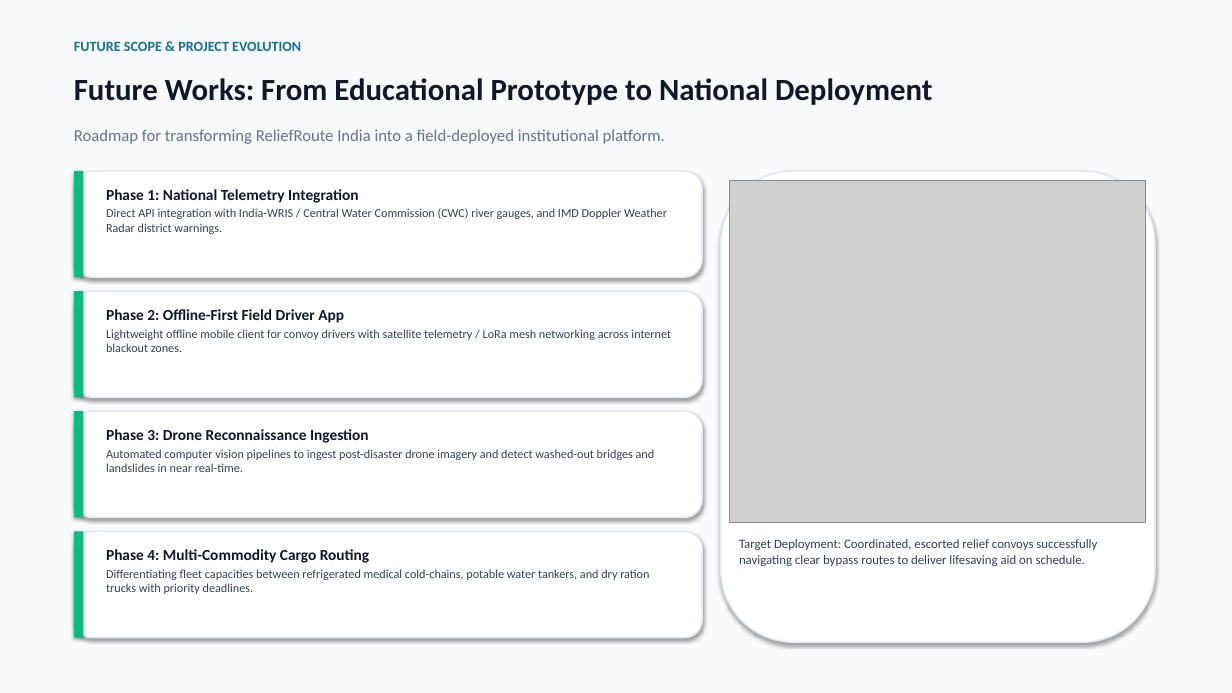
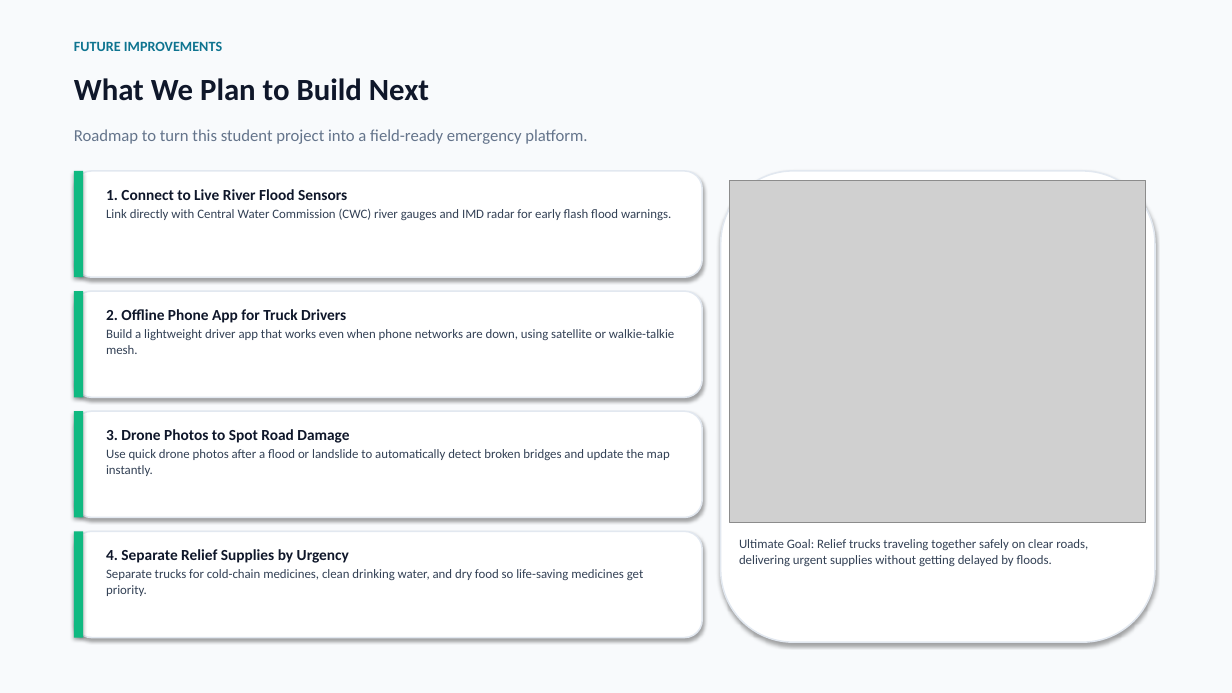
Before and after one commit to nisargad1/ReliefRoute-India, a slide deck: slide 10 of docs/ReliefRoute_India_Presentation.pptx. Drawn at 1232x693 pixels with LibreOffice and Linux fonts; fonts in the diff are those of the drawing; grey boxes stand for pictures. Boxes give left, top, right and bottom in pixels: in the first picture for what was removed or moved away, otherwise in the second. Text is boxed around its words. In the diff, an @@ line names an element or a change of style, - is before the commit and + after.

Commit message:
docs: simplify presentation wording for easy reading and defense

```diff
--- a/docs/ReliefRoute_India_Presentation.pptx
+++ b/docs/ReliefRoute_India_Presentation.pptx
@@ text at [74,41,222,51]: text changed @@
-FUTURE SCOPE & PROJECT EVOLUTION
+FUTURE IMPROVEMENTS
@@ text at [74,78,429,101]: text changed @@
-Future Works: From Educational Prototype to National Deployment
+What We Plan to Build Next
@@ text at [74,129,587,144]: text changed @@
-Roadmap for transforming ReliefRoute India into a field-deployed institutional platform.
+Roadmap to turn this student project into a field-ready emergency platform.
@@ text at [106,189,671,220]: text changed; size 9.5 to 10 pt @@
-Phase 1: National Telemetry Integration
-Direct API integration with India-WRIS / Central Water Commission (CWC) river gauges, and IMD Doppler Weather Radar district warnings.
+1. Connect to Live River Flood Sensors
+Link directly with Central Water Commission (CWC) river gauges and IMD radar for early flash flood warnings.
@@ text at [106,309,674,354]: text changed; size 9.5 to 10 pt @@
-Phase 2: Offline-First Field Driver App
-Lightweight offline mobile client for convoy drivers with satellite telemetry / LoRa mesh networking across internet blackout zones.
+2. Offline Phone App for Truck Drivers
+Build a lightweight driver app that works even when phone networks are down, using satellite or walkie-talkie mesh.
@@ text at [106,429,670,476]: text changed; size 9.5 to 10 pt @@
-Phase 3: Drone Reconnaissance Ingestion
-Automated computer vision pipelines to ingest post-disaster drone imagery and detect washed-out bridges and landslides in near real-time.
+3. Drone Photos to Spot Road Damage
+Use quick drone photos after a flood or landslide to automatically detect broken bridges and update the map instantly.
@@ text at [739,539,1088,566]: text changed @@
-Target Deployment: Coordinated, escorted relief convoys successfully navigating clear bypass routes to deliver lifesaving aid on schedule.
+Ultimate Goal: Relief trucks traveling together safely on clear roads, delivering urgent supplies without getting delayed by floods.
@@ text at [106,549,643,596]: text changed; size 9.5 to 10 pt @@
-Phase 4: Multi-Commodity Cargo Routing
-Differentiating fleet capacities between refrigerated medical cold-chains, potable water tankers, and dry ration trucks with priority deadlines.
+4. Separate Relief Supplies by Urgency
+Separate trucks for cold-chain medicines, clean drinking water, and dry food so life-saving medicines get priority.
```
Also in this commit, not shown: 10 other slides changed, 1 other file.
